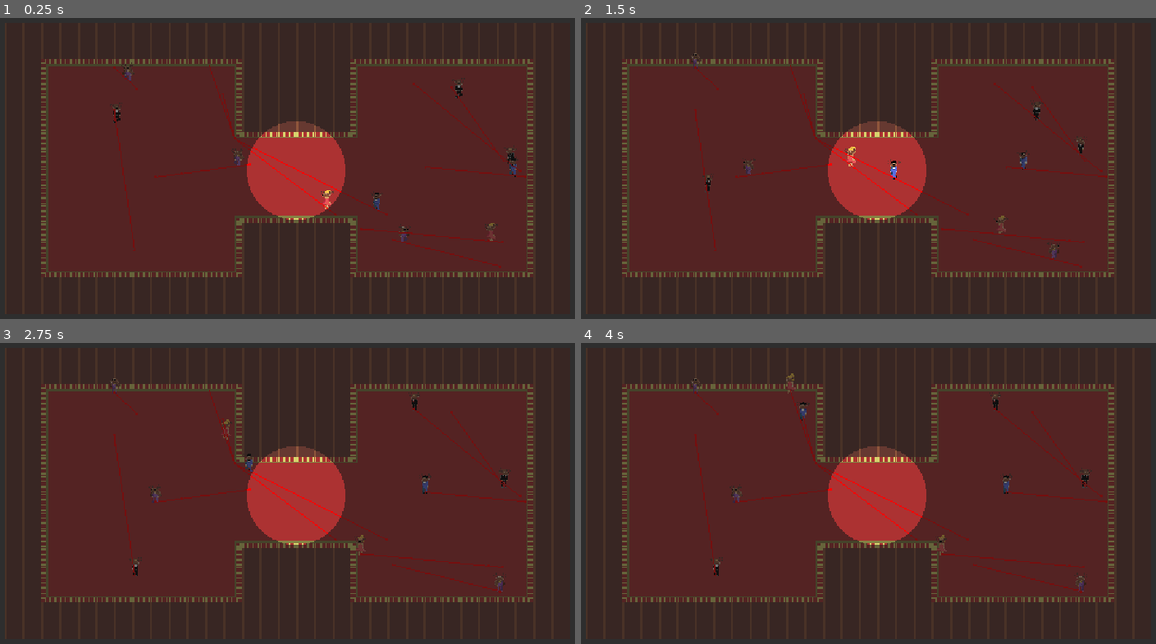
Above: before the commit, frames 1-4 (two rows, left to right).
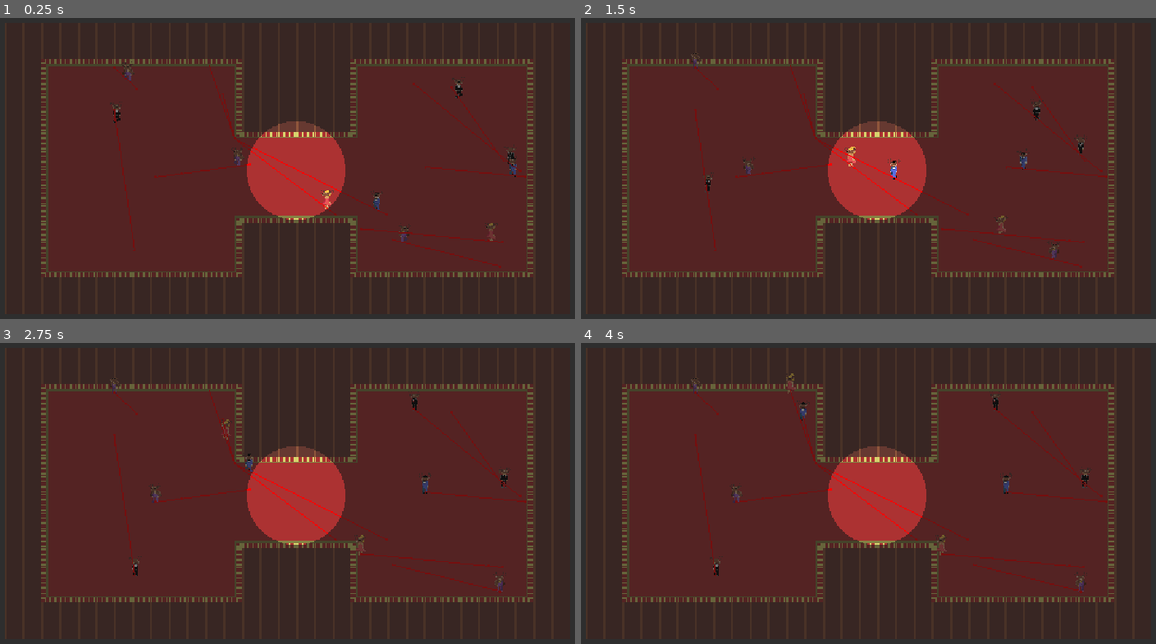
Above: after the commit, the same moments.

Repository: amelecanape/ippgamejam
Game: Godot game, scene res://scenes/round.tscn
Two runs of this game, one before a commit and one after it. Both use one fixed random seed, a clock stepped at 60 frames per second and the inputs below. This scene is started directly instead of the project's main scene.
Inputs (mouse positions are in pixels of both pictures, inside the frame that each line leads up to):
- Up to frame 1 (0.25 s): no input
- Up to frame 2 (1.5 s): move the mouse to (1023, 153) at 0.52 s; tap A (character_move_neg_x) at 0.6 s; move the mouse to (747, 189) at 1.27 s; tap W (character_move_neg_y) at 1.35 s
- Up to frame 3 (2.75 s): move the mouse to (362, 415) at 2.02 s; tap D (character_move_pos_x) at 2.1 s
- Up to frame 4 (4 s): move the mouse to (845, 568) at 2.77 s; tap S (character_move_pos_y) at 2.85 s; tap Enter at 3.5 s; move the mouse to (1075, 550) at 3.52 s; click (1075, 550) at 3.6 s

The runs differ from the first frame. In frame 1, 0.2% of the frame differs, in the area x 19-91%, y 14-71%; in frame 2, 0.2%; in frame 3, 0.1%; in frame 4, 0.2%.
Error in both runs: Out of bounds get index '-1' (on base: 'Array[int]') (res://scripts/game.gd:67)

Commit message:
fixed masks offsets

Diff:
--- a/scenes/mask/cat_mask.tscn
+++ b/scenes/mask/cat_mask.tscn
@@ -11,7 +11,7 @@
 [node name="CatMask" unique_id=1533623259 instance=ExtResource("1_id37v")]
 
 [node name="Sprite" parent="." index="0" unique_id=1359893921]
-position = Vector2(1, 2)
+position = Vector2(1, 0)
 texture = SubResource("AtlasTexture_qua2o")
 
 [node name="FoxMask" type="Node" parent="." index="1" unique_id=705772458]
--- a/scenes/mask/clown_mask.tscn
+++ b/scenes/mask/clown_mask.tscn
@@ -11,6 +11,7 @@
 [node name="ClownMask" unique_id=1533623259 instance=ExtResource("1_8gqeb")]
 
 [node name="Sprite" parent="." index="0" unique_id=1359893921]
+position = Vector2(-1, -2)
 texture = SubResource("AtlasTexture_gd7qs")
 
 [node name="FoxMask" type="Node" parent="." index="1" unique_id=705772458]
--- a/scenes/mask/deer_mask.tscn
+++ b/scenes/mask/deer_mask.tscn
@@ -15,10 +15,11 @@
 [node name="DeerMask" unique_id=1533623259 instance=ExtResource("1_swslt")]
 
 [node name="Sprite" parent="." index="0" unique_id=1359893921]
-position = Vector2(-1, -1)
+position = Vector2(-1, -3)
 texture = SubResource("AtlasTexture_g24lm")
 
 [node name="WavesFx" type="AnimatedSprite2D" parent="." index="1" unique_id=257029443]
+position = Vector2(0, -2)
 sprite_frames = ExtResource("3_m6ysm")
 animation = &"waves"
 
@@ -29,6 +30,7 @@
 metadata/_custom_type_script = "uid://c32gdnx4n5x40"
 
 [node name="JammedArea" type="Area2D" parent="." index="3" unique_id=392453426]
+visible = false
 collision_layer = 8
 collision_mask = 0
 
--- a/scenes/mask/fox_mask.tscn
+++ b/scenes/mask/fox_mask.tscn
@@ -11,6 +11,7 @@
 [node name="FoxMask" unique_id=1533623259 instance=ExtResource("1_jinfx")]
 
 [node name="Sprite" parent="." index="0" unique_id=1359893921]
+position = Vector2(0, -2)
 texture = SubResource("AtlasTexture_eyl6i")
 
 [node name="FoxMask" type="Node" parent="." index="1" unique_id=705772458]
--- a/scenes/mask/owl_mask.tscn
+++ b/scenes/mask/owl_mask.tscn
@@ -11,7 +11,6 @@
 [node name="OwlMask" unique_id=1533623259 instance=ExtResource("1_4rl4p")]
 
 [node name="Sprite" parent="." index="0" unique_id=1359893921]
-position = Vector2(-1, 1)
 texture = SubResource("AtlasTexture_tliwj")
 
 [node name="FoxMask" type="Node" parent="." index="1" unique_id=705772458]
